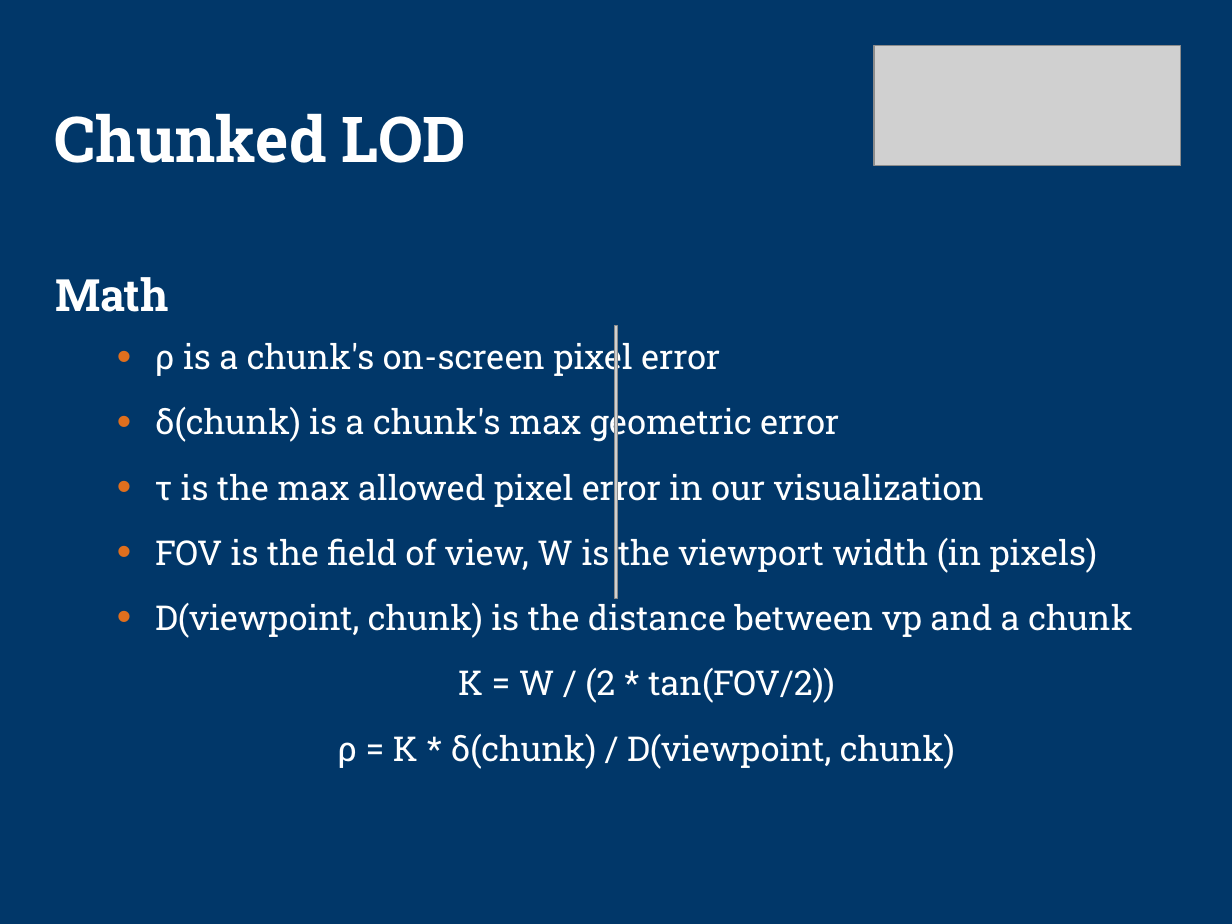
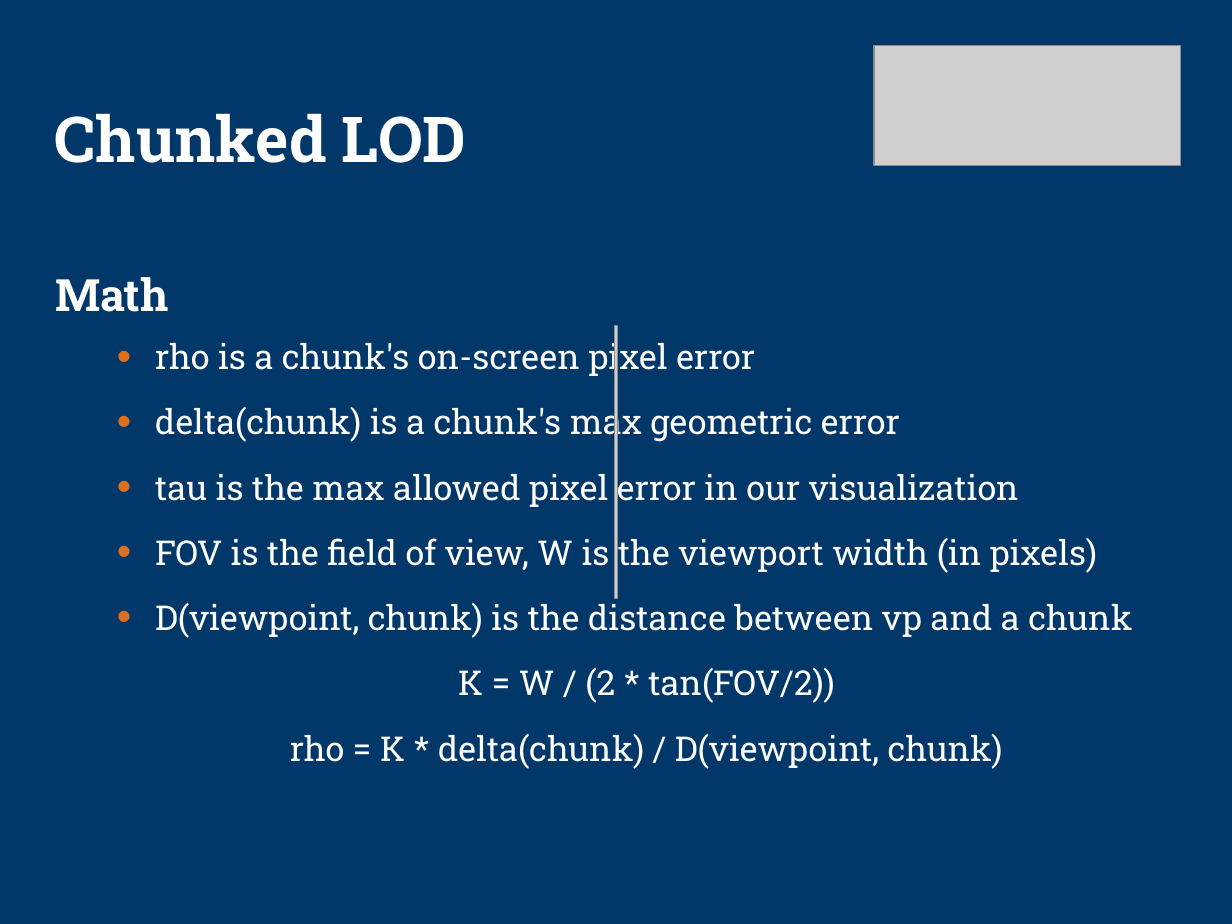
Before and after one commit to kphillisjr/tu-testbed, a slide deck: slide 17 of tu-testbed/docs/sig-preso2.ppt. Drawn at 1232x924 pixels with LibreOffice and Linux fonts; fonts in the diff are those of the drawing; grey boxes stand for pictures; background and template pictures are left out. Boxes give left, top, right and bottom in pixels: in the first picture for what was removed or moved away, otherwise in the second. Text is boxed around its words. In the diff, an @@ line names an element or a change of style, - is before the commit and + after.

```diff
--- a/tu-testbed/docs/sig-preso2.ppt
+++ b/tu-testbed/docs/sig-preso2.ppt
@@ text at <box>155,338,1019,508</box>: text changed @@
-  • ρ is a chunk's on-screen pixel error
-  • δ(chunk) is a chunk's max geometric error
-  • τ is the max allowed pixel error in our visualization
+  • rho is a chunk's on-screen pixel error
+  • delta(chunk) is a chunk's max geometric error
+  • tau is the max allowed pixel error in our visualization
@@ text at <box>290,734,1003,769</box>: text changed @@
-  ρ = K * δ(chunk) / D(viewpoint, chunk)
+  rho = K * delta(chunk) / D(viewpoint, chunk)
```
Also in this commit, not shown: 11 other slides changed, 1 slide removed, 6 other files.
